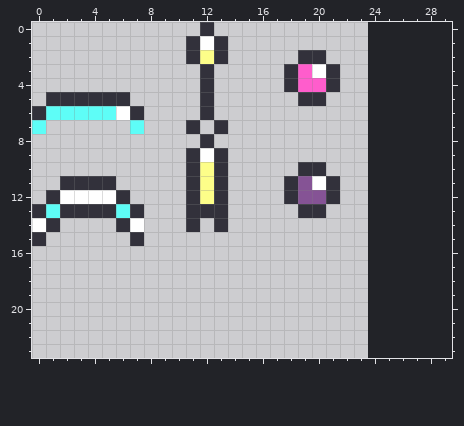
Two states of a pixel-art sprite, Assets/Mock/attacks.png. That is the earlier state.
The file is 24x24 pixels. The old version is drawn lined up with the new one, on the new canvas.
New version:
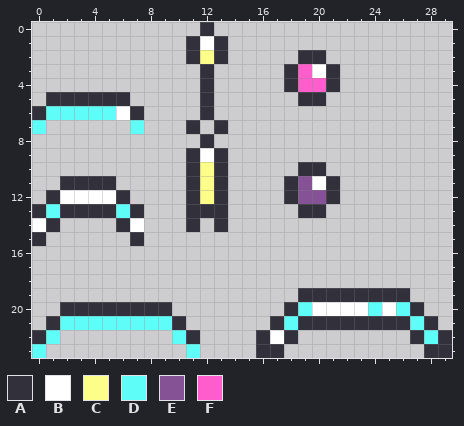
Palette (. is transparent): A #32313b  B #ffffff  C #fdfe89  D #5efdf7  E #855395  F #ff5dcc
Edits made:
{"change": "canvas 24x24 -> 30x24"}
{"y":19,"x":19,"old":"........","new":"AAAAAAAA"}
{"y":20,"x":2,"old":"........","new":"AAAAAAAA"}
{"y":20,"x":18,"old":"..........","new":"ADBBBBDBDA"}
{"y":21,"x":1,"old":"..........","new":"ADDDDDDDDA"}
{"y":21,"x":17,"old":"............","new":"ADAAAAAAAADA"}
{"y":22,"x":0,"old":"..","new":"AD"}
{"y":22,"x":10,"old":"..","new":"DA"}
{"y":22,"x":16,"old":"...","new":"ABA"}
{"y":22,"x":27,"old":"...","new":"ADA"}
{"y":23,"x":0,"old":".","new":"D"}
{"y":23,"x":11,"old":".","new":"D"}
{"y":23,"x":16,"old":"..","new":"AA"}
{"y":23,"x":28,"old":"..","new":"AA"}
{"label":"added","picture_box":[256,288,452,358]}
{"label":"added","picture_box":[32,302,200,358]}
